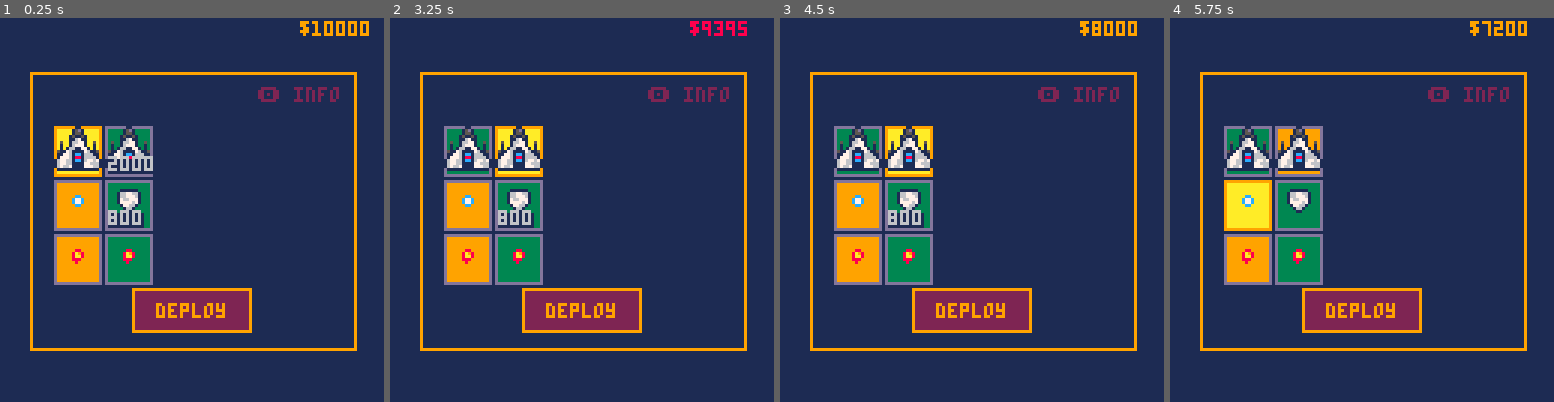
Above: before the commit, frames 1-4 (left to right).
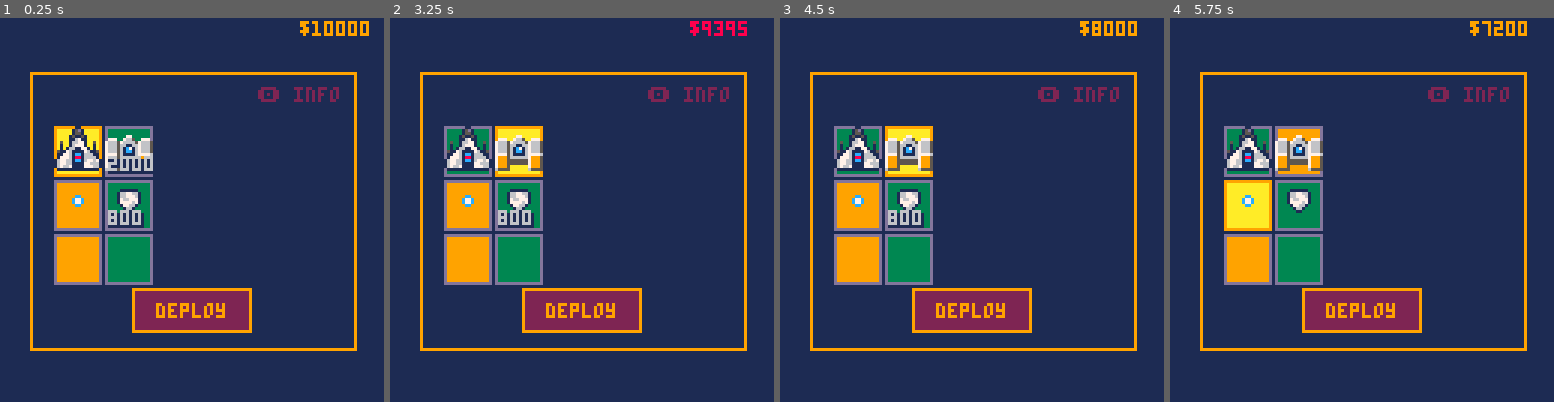
Above: after the commit, the same moments.

Repository: aureliendossantos/new-miami-2080
Game: PICO-8 cartridge miami2080.p8
Same seed, same stepped clock (60 frames per second), same inputs: the game is played once before the commit and once after it.
Inputs:
- Up to frame 1 (0.25 s): no input
- Up to frame 2 (3.25 s): tap O (Z key) at 0.33, 0.7, 1.43, 2.22, 3.1 s; tap X (X key) at 1.07, 2.07, 2.4, 2.73, 3.07 s; hold Left 1.97-2.37 s; hold Down 2.42-2.82 s; hold Right from 2.87 s (still down)
- Up to frame 3 (4.5 s): tap X (X key) every 0.33 s from 3.4 to 4.4 s; release Right at 3.53 s; hold Up 3.58-4.08 s; tap O (Z key) at 3.98 s; hold Right from 4.13 s (still down)
- Up to frame 4 (5.75 s): release Right at 4.53 s; hold Down 4.58-5.08 s; tap X (X key) every 0.33 s from 4.73 to 5.73 s; tap O (Z key) at 4.87 s; hold Left from 5.13 s (still down)

The runs differ from the first frame. In frame 1, 0.8% of the frame differs, in the area x 18-40%, y 28-65%; in frame 2, 1.2%; in frame 3, 1.2%; in frame 4, 1.2%.

Commit message:
particles

Diff:
--- a/miami2080.p8
+++ b/miami2080.p8
@@ -5,6 +5,9 @@
 --nev / foxfiesta
 
 function _init()
+ --particles
+ dust={}
+ dust_col={5,9,9,10}
  --glitch effect
  glit = {}
  glit.height=32
@@ -221,6 +224,9 @@
 	update_enemies()
 	update_bullets()
 	update_explosions()
+	for d in all(dust) do
+  d:update()
+ end
 
 	local info=stages[stage][wave]
 	if (info[5]) info[5]-=1
@@ -233,6 +239,10 @@
 function draw_shmup()
 	cls()
 	draw_player()
+	for d in all(dust) do
+  d:draw()
+ end
+	spr(animate({64,65,66,67,68,69,70,71,72}),p.x+7,p.y+7)
 	for e in all(enemies) do
 		spr(animate(e.anim),e.x,e.y)
 	end
@@ -243,8 +253,10 @@
 		circ(e.x,e.y,e.t/2,8+e.t%3)
 	end
 	for b in all(e_bullets) do
-		spr(4,b.x,b.y)
-	end
+		spr(animate(b.anim),b.x,b.y)
+		--rectfill(b.x+b.x1,b.y+b.y1,b.x+b.x1+b.w,b.y+b.y1+b.h)
+	end
+	--rectfill(p.x+p.x1,p.y+p.y1,p.x+p.x1+p.w,p.y+p.y1+p.h)
 	for i=1,p.life do
 		spr(5,i*8,1)
 	end
@@ -263,13 +275,17 @@
 	  speed=1.2,
    life=3,
    anim={16,18,20},
+   x1=7,y1=9,
+   w=1,h=2,
    text={"si tu veux mon avis,","c'est pas avec ce rafiot que t'iras bien loin.","mais bon, quand y a pas de thune,","y a pas de thune."}
   },
   {
-   speed=1.5,
+   speed=1.2,
    life=4,
    price=2000,
-   anim={16,18,20}
+   anim={24},
+   x1=7,y1=7,
+   w=1,h=1
   }
  }
  --weapons
@@ -358,6 +374,7 @@
  emitter={
   {
    --follow
+   bullet=2,
    frequency=40,
    speed=1.6,
    repeats=1,
@@ -367,6 +384,7 @@
   },
   {
    --straight down
+   bullet=1,
    frequency=40,
    speed=1.6,
    repeats=1,
@@ -376,6 +394,7 @@
   },
   {
    --wave tunnel side1
+   bullet=2,
    frequency=4,
    speed=1.5,
    repeats=1,
@@ -388,6 +407,7 @@
   },
   {
    --wave tunnel side2
+   bullet=2,
    frequency=4,
    speed=1.5,
    repeats=1,
@@ -399,7 +419,8 @@
    end
   },
   {
-   --wheel
+   --wheel large gap
+   bullet=1,
    frequency=8,
    speed=1.3,
    repeats=4,
@@ -407,6 +428,34 @@
     emt.pattern_t+=0.01
 	   return emt.pattern_t+0.25*rpt
    end
+  },
+  {
+   --wheel tight
+   bullet=1,
+   frequency=4,
+   speed=1.3,
+   repeats=4,
+   angle=function (rpt,emt)
+    emt.pattern_t+=0.0075
+	   return emt.pattern_t+0.25*rpt
+   end
+  }
+ }
+ bullet={
+  {
+   anim={15},
+   x1=3,y1=3,
+   w=1,h=1
+  },
+  {
+   anim={14},
+   x1=2,y1=2,
+   w=3,h=3
+  },
+  {
+   anim={13},
+   x1=1,y1=1,
+   w=5,h=5
   }
  }
  --wave arguments:
@@ -438,20 +487,18 @@
 --player
 
 function init_player()
-	p={x=60,
-  y=80,
-  x1=7,y1=9,
-  w=1,h=2,
-  speed=ship[eqp[1]].speed,
-  life=ship[eqp[1]].life,
-  invincible=false,
-  inv_t=0,
-  wep1_t=0,
-  wep1_t_max=weapon[eqp[2]].frequency,
-  wep2_t=0,
-  wep2_t_max=secondary[eqp[3]].frequency,
-  anim=ship[eqp[1]].anim
- }
+ p={}
+ --recopier le ship originel
+ for j,k in pairs(ship[eqp[1]]) do
+  p[j] = k
+ end
+	p.x,p.y=60,80
+ p.invincible=false
+ p.inv_t=0
+ p.wep1_t=0
+ p.wep1_t_max=weapon[eqp[2]].frequency
+ p.wep2_t=0
+ p.wep2_t_max=secondary[eqp[3]].frequency
 end
 
 function update_player()
@@ -493,7 +540,7 @@
 		 not p.invincible then
 			p.life-=1
 			p.invincible=true
-			explode(b.x+4,b.y+8)
+			explode(b.x+4,b.y+4)
 			del(e_bullets,b)
 			offset=0.15
 			sfx(1)
@@ -509,7 +556,14 @@
 	 p.inv_t=0
 	 p.invincible=false
 	end
-end
+ player_dust(2,12)
+ player_dust(13,12)
+end
+
+function player_dust(x,y)
+	add_new_dust(p.x+x,p.y+y,rnd(0.3)-0.15,-(rnd(2)-1.5),7,rnd(1)+2,0.1,dust_col)
+end
+
 
 function draw_player()
  if p.inv_t%3==0 then
@@ -589,7 +643,7 @@
 			 if	emt.shoot_t==em.frequency then
 			  for i=1,em.repeats do
 			   local a=em.angle(i,emt,e)
-			   if (a) enemy_shoot(e.x+emt[2],e.y+emt[3],a,em.speed)
+			   if (a) enemy_shoot(e.x+emt[2],e.y+emt[3],a,em)
 			  end
 			  emt.shoot_t=0
 			 else
@@ -597,16 +651,20 @@
 			 end
 			end
 		end
- end
-end
-
-function enemy_shoot(x,y,a,spd)
+		add_new_dust(e.x+4,e.y,rnd(0.3)-0.15,rnd(2)-1.5,7,rnd(2)+1,0.1,dust_col)
+ end
+end
+
+function enemy_shoot(x,y,a,em)
+	local b=bullet[em.bullet]
 	add(e_bullets,{
 	 x=x,y=y,
-	 x1=3,y1=3,w=1,h=1,
+	 x1=b.x1,y1=b.y1,
+	 w=b.w,h=b.h,
 	 dx=cos(a),
   dy=-sin(a),
-  speed=spd
+  speed=em.speed,
+  anim=b.anim
 	})
 end
 -->8
@@ -852,93 +910,105 @@
  glit.t+=1
 end
 
-…(90 lines of a section not shown)…
+--particle system
+function add_new_dust(_x,_y,_dx,_dy,_l,_s,_g,_f)
+add(dust, {
+fade=_f,x=_x,y=_y,dx=_dx,dy=_dy,life=_l,orig_life=_l,rad=_s,col=0,grav=_g,draw=function(self)
+pal()palt()circfill(self.x,self.y,self.rad,self.col)
+end,update=function(self)
+self.x+=self.dx self.y+=self.dy
+self.dy+=self.grav self.rad*=0.9 self.life-=1
+if type(self.fade)=="table"then self.col=self.fade[flr(#self.fade*(self.life/self.orig_life))+1]else self.col=self.fade end
+if self.life<0then del(dust,self)end end})
+end
+…(91 lines of a section not shown)…
Not shown, changed: 23 lines of the sprite sheet (__gfx__) section of miami2080.p8
